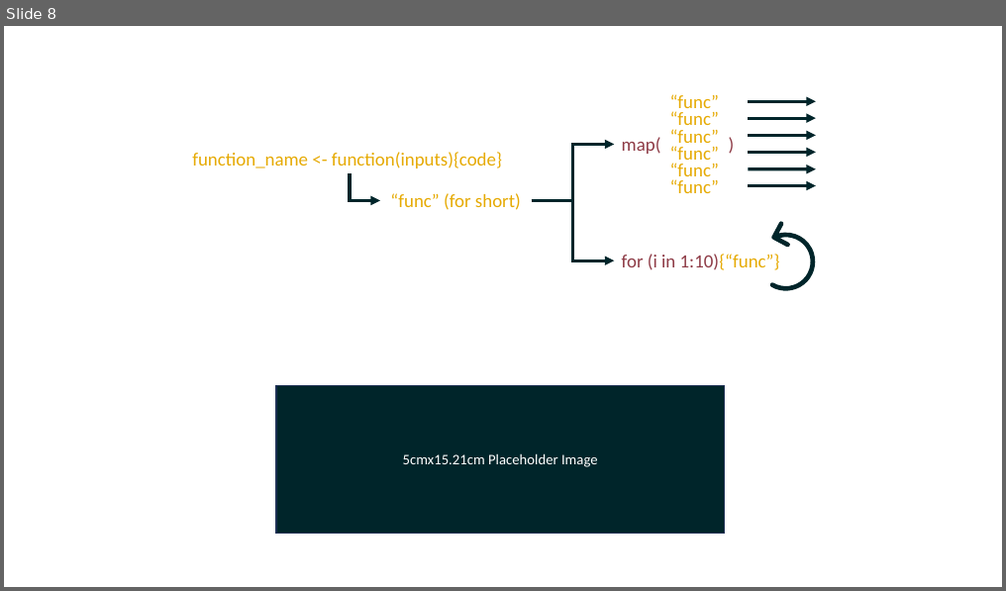
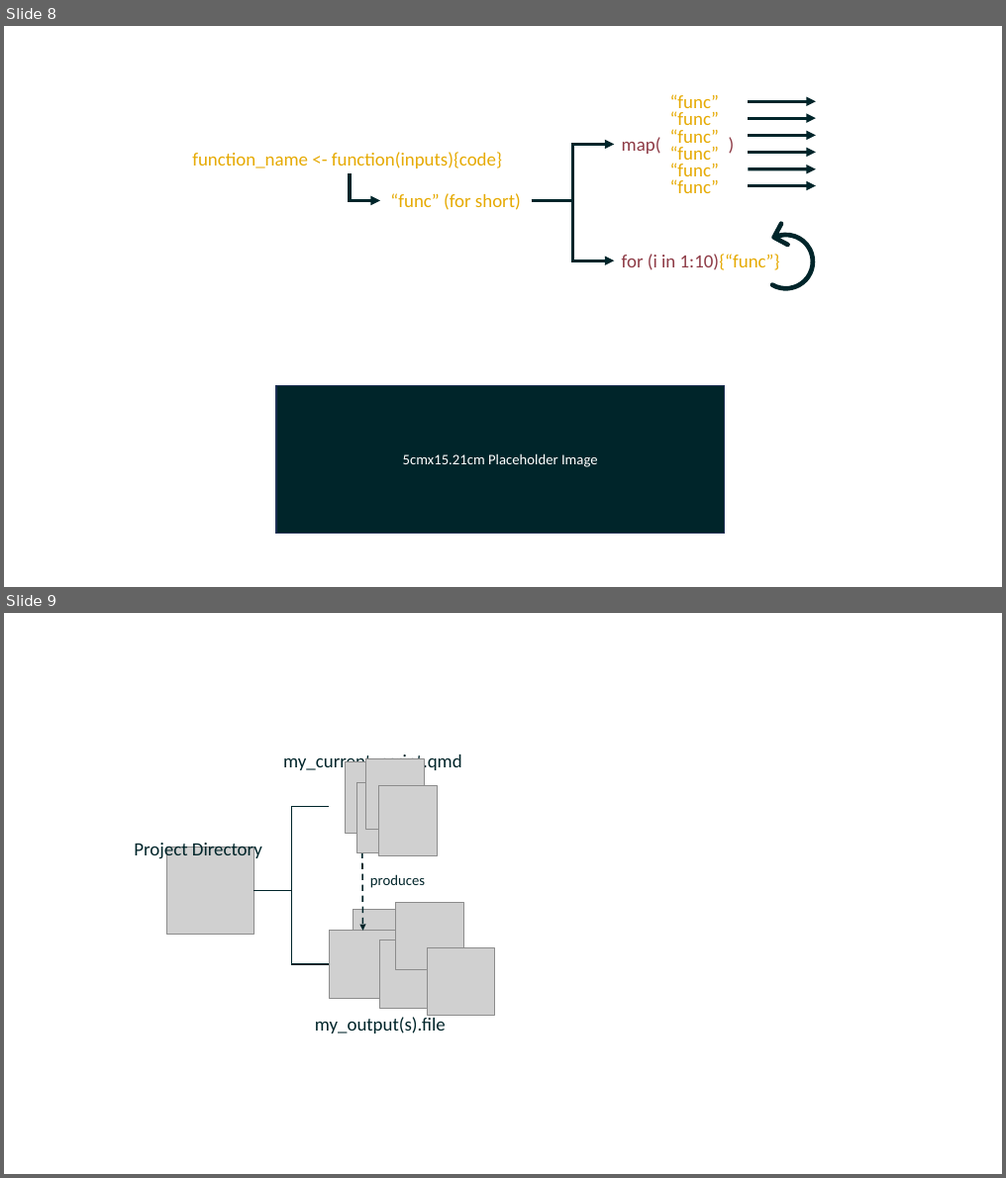
Before and after one commit to add-am/website, a slide deck: images/listing_images.pptx. Shown one above the other, each under a label of ours: slide 8 before the commit, slides 8 and 9 after it. The pictures are 1006x591 and 1006x1178 pixels, drawn with LibreOffice and Linux fonts; fonts in the diff are those of the drawing; grey boxes stand for pictures. Boxes give left, top, right and bottom in pixels: in the first picture for what was removed or moved away, otherwise in the second. Text is boxed around its words. In the diff, an @@ line names an element or a change of style, - is before the commit and + after.

```diff
--- a/images/listing_images.pptx
+++ b/images/listing_images.pptx
@@ slide 9 added at <box>4,613,1002,1174</box>, background #FFFFFF @@
@@ group added at <box>134,755,494,1034</box>: 10 pictures, 5 texts, 2 elbow lines, 1 arrow @@
+R
+Project Directory
+my_current_script.qmd
+my_output(s).file
+produces
```
Also in this commit, not shown: 5 other slides added, 43 other files.
